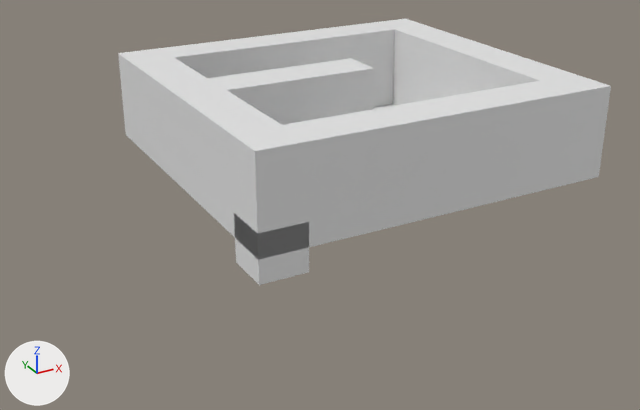
The FBX model Assets/Models/scene.fbx as it was, and as the next commit left it.
Rendered twice from a camera (50 mm lens) standing at (-12.4, -26.1, 14.1) and looking at (5.1, 5.7, -1.8). Every picture has the same lights, and +X, +Y and +Z are marked at lower left. The older version comes first.

The older version as bpy lines, for what is in view:
```python
me_cube_001 = bpy.data.meshes.new('Cube.001')
me_cube_001.from_pydata(...)  # a box spanning x -1.0..1.0, y -1.0..1.0, z -1.0..1.0
me_plane = bpy.data.meshes.new('Plane')
me_plane.from_pydata(...)  # 72 vertices, 61 faces; spans x -1.0..15.0, y -1.0..14.0, z 0.0..4.0
ob_cube = bpy.data.objects.new('Cube', me_cube_001)
ob_cube.location = (0.0, 0.0, 0.0)
ob_plane = bpy.data.objects.new('Plane', me_plane)
ob_plane.location = (0.0, 0.0, 0.0)
```
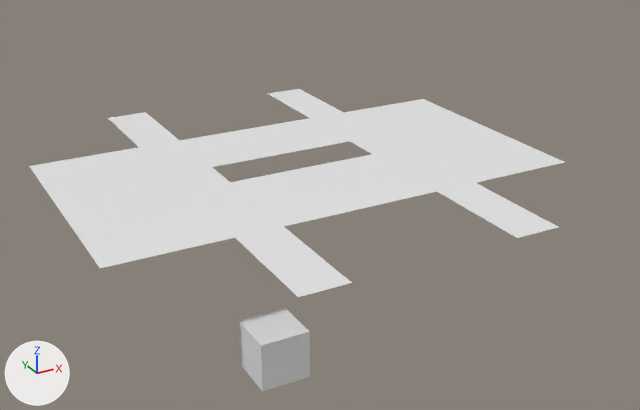
What differs and where, as boxes (x1, y1, x2, y2) in the pictures (640 x 410 px):
'Plane', reshaped (9% wider, 13% shorter)
    before: (118, 19, 611, 259)
    after: (29, 89, 564, 297)
'Cube', moved
    before: (235, 222, 309, 285)
    after: (238, 308, 310, 392)

The edits, one by one:
me_plane is used by ob_plane; location (0.0, 0.0, 0.0).
me_plane had 72 vertices, 61 faces and spanned x -1.0..15.0, y -1.0..14.0, z 0.0..4.0.
me_plane now has 48 vertices, 20 faces and spans x -6.0..15.0, y -4.0..17.0, z 0.0.
Part 1, on me_plane:
38 vertices are removed from x -1.0..15.0, y -1.0..14.0, z 0.0..4.0.
56 faces are deleted.
2 vertices move from x 13.0, y 6.0..8.0, z 0.0 to x 10.0, y 6.0..8.0, z 0.0.
8 vertices are added at x -1.0..10.0, y -4.0..17.0, z 0.0.
6 new vertices lie (-5.0, 0.0, 0.0) away from vertices in x -1.0..15.0, y 1.0..12.0, z 0.0.
15 new faces join them.
Object 'Cube' (ob_cube) moves from (0.0, 0.0, 0.0) to (0.0, 0.0, -4.5).
